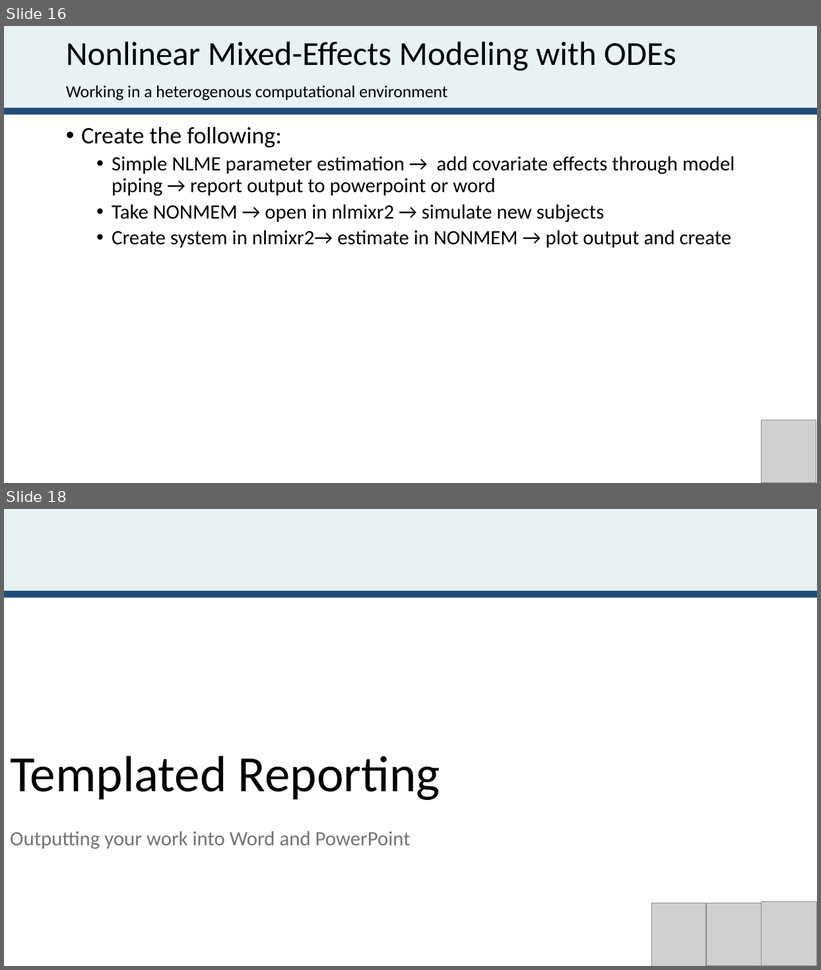
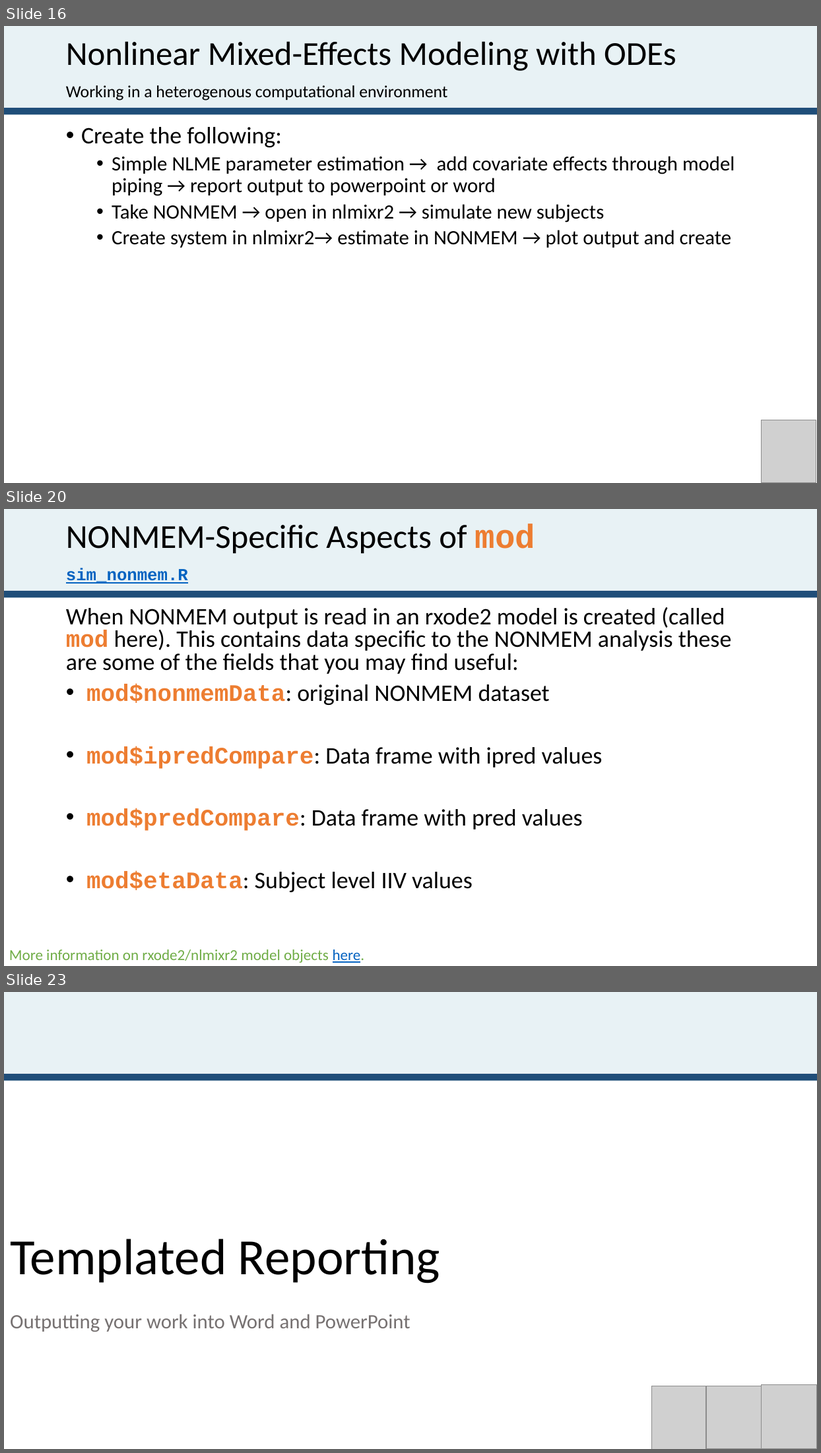
Before and after one commit to john-harrold/osmdd, a slide deck: osmdd.pptx. Shown one above the other, each under a label of ours: slides 16 and 18 before the commit, slides 16, 20 and 23 after it; the slides between them are not shown. The pictures are 821x970 and 821x1453 pixels, drawn with LibreOffice and Linux fonts; fonts in the diff are those of the drawing; grey boxes stand for pictures. Boxes give left, top, right and bottom in pixels: in the first picture for what was removed or moved away, otherwise in the second. Text is boxed around its words. In the diff, an @@ line names an element or a change of style, - is before the commit and + after.

```diff
--- a/osmdd.pptx
+++ b/osmdd.pptx
@@ slide 20 added at [4, 509, 817, 966], background #FFFFFF; not listed: 2 template elements that a slide beside it also shows @@
@@ title added at [66, 524, 535, 554], 39.6 pt, text #000000 @@
+NONMEM-Specific Aspects of mod
@@ subtitle added at [66, 568, 188, 584], 20 pt, text #0563C1, bold, underline @@
+sim_nonmem.R
@@ text added at [66, 607, 732, 892], 28 pt, text #000000 @@
+When NONMEM output is read in an rxode2 model is created (called mod here). This contains data specific to the NONMEM analysis these are some of the fields that you may find useful:
+• mod$nonmemData: original NONMEM dataset
+• mod$ipredCompare: Data frame with ipred values
+• mod$predCompare: Data frame with pred values
+• mod$etaData: Subject level IIV values
@@ text added at [9, 950, 365, 963], 18 pt, text #70AD47 @@
+More information on rxode2/nlmixr2 model objects here.
@@ what was slide 18 is now slide 23 @@
```
Also in this commit, not shown: 2 slides changed, 4 other slides added.
